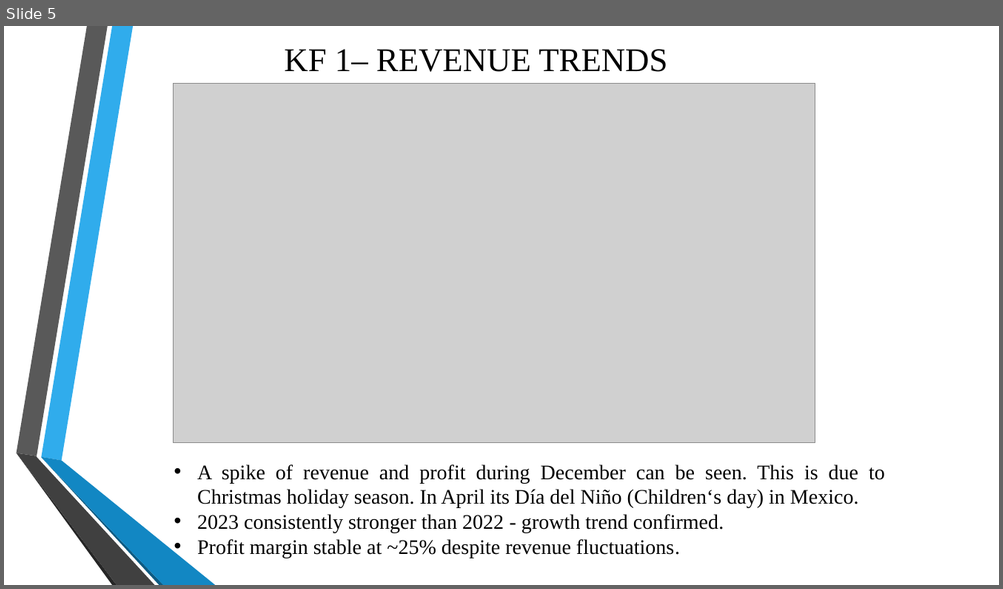
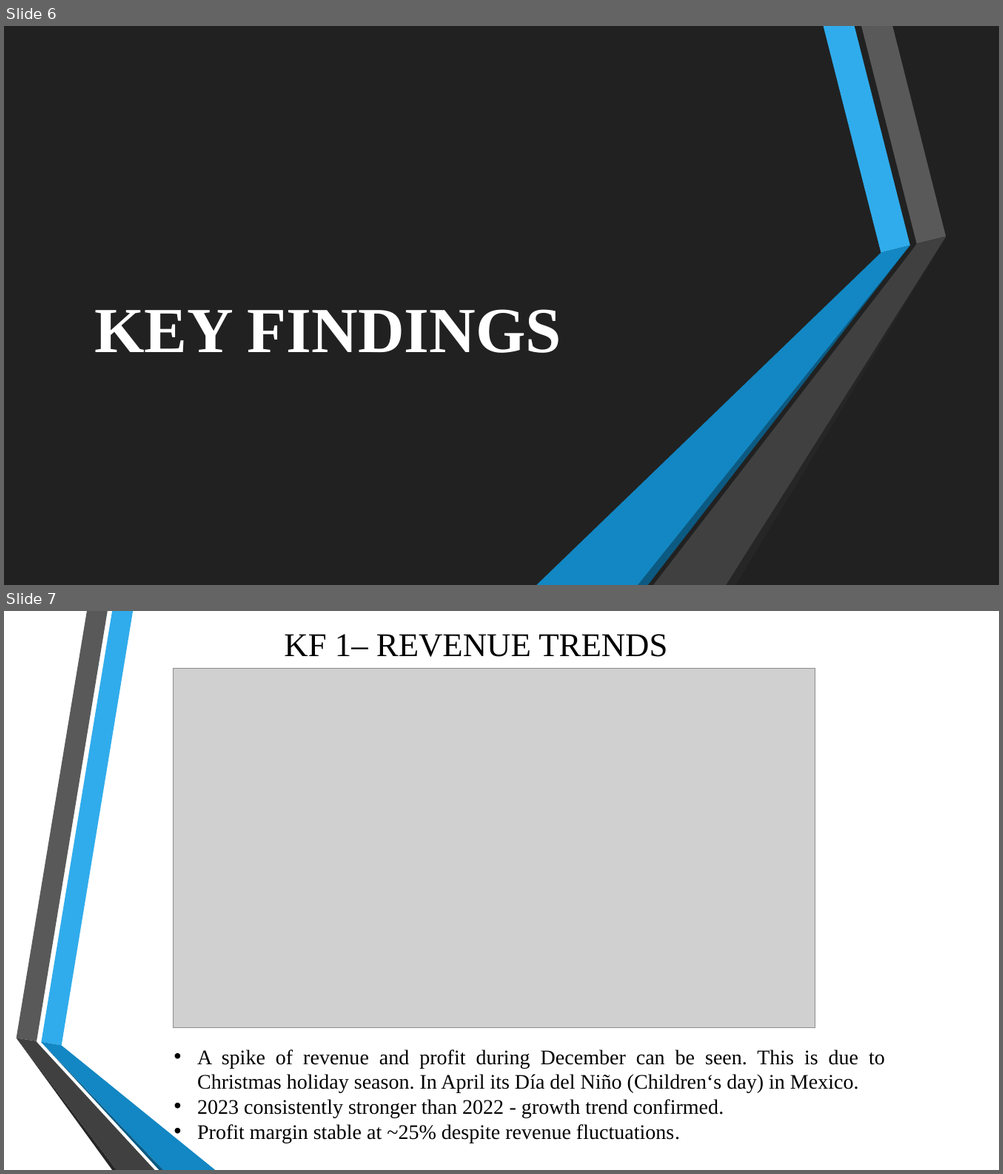
Before and after one commit to BenatrixB/data-portfolio-projects, a slide deck: deliverables/Maven_toys_report.pptx. Shown one above the other, each under a label of ours: slide 5 before the commit, slides 6 and 7 after it. The pictures are 1003x589 and 1003x1174 pixels, drawn with LibreOffice and Linux fonts; fonts in the diff are those of the drawing; grey boxes stand for pictures; background and template pictures are left out. Boxes give left, top, right and bottom in pixels: in the first picture for what was removed or moved away, otherwise in the second. Text is boxed around its words. In the diff, an @@ line names an element or a change of style, - is before the commit and + after.

```diff
--- a/deliverables/Maven_toys_report.pptx
+++ b/deliverables/Maven_toys_report.pptx
@@ slide 6 added at box(4, 26, 999, 585), background #212121; not listed: 3 template elements that a slide beside it also shows @@
@@ rectangle added at box(4, 26, 999, 585), fill #212121 @@
@@ freeform shape added at box(16, 26, 107, 457), fill #FFFFFF @@
@@ group added at box(48, 26, 458, 585): 6 freeform shapes @@
@@ group added at box(537, 26, 946, 585): 6 freeform shapes @@
@@ title added at box(94, 309, 561, 353), 62 pt, text #FFFFFF, bold @@
+KEY FINDINGS
@@ freeform shape added at box(16, 454, 116, 585), fill #FFFFFF @@
@@ freeform shape added at box(16, 454, 154, 585), fill #FFFFFF @@
@@ what was slide 5 is now slide 7 @@
```
Also in this commit, not shown: 3 slides changed, 7 other slides added, 15 other files.
